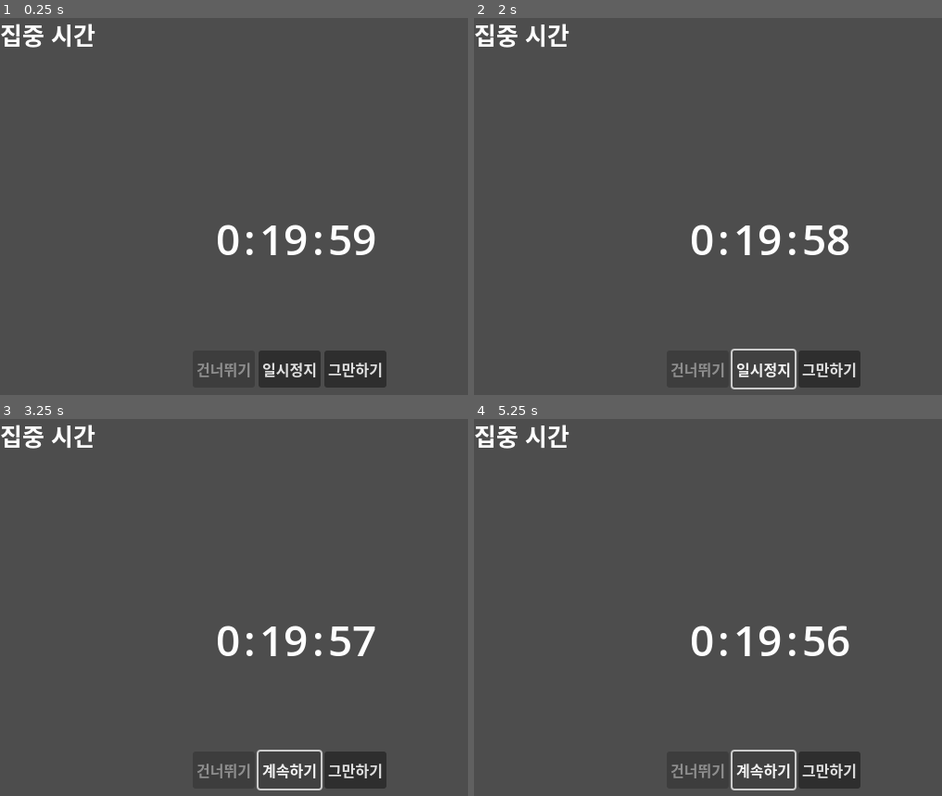
Above: before the commit, frames 1-4 (two rows, left to right).
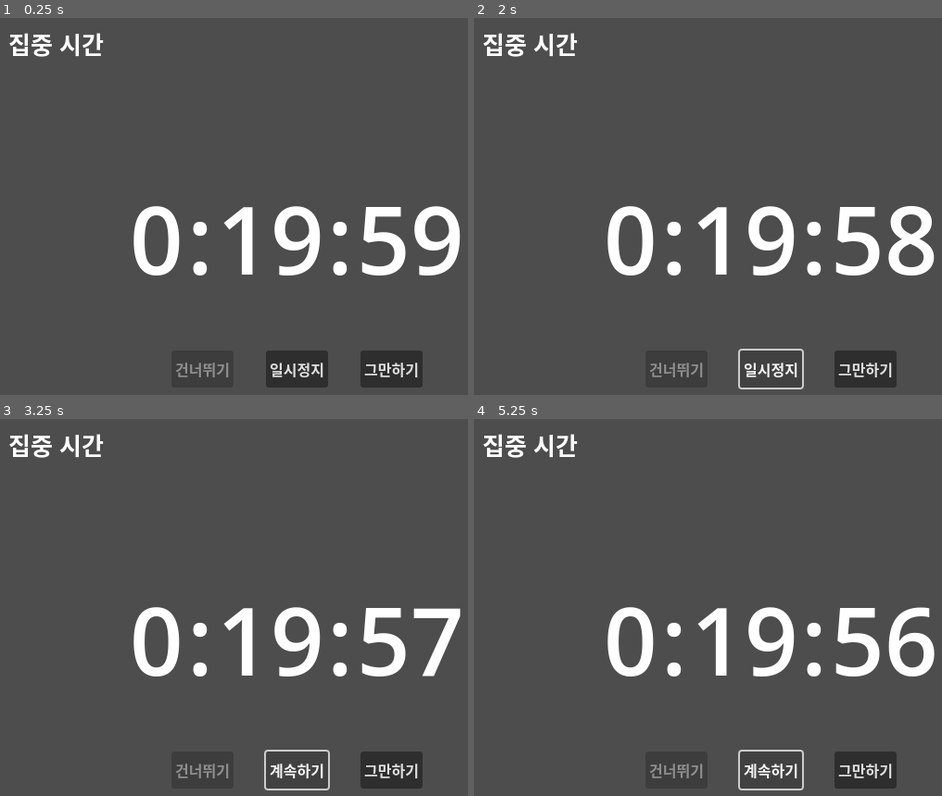
Above: after the commit, the same moments.

Repository: YongHyun-Yi/-
Game: Godot game, scene res://pomo_timer.tscn
Same seed, same stepped clock (60 frames per second), same inputs: the game is played once before the commit and once after it. This scene is started directly instead of the project's main scene.
Inputs:
- Up to frame 1 (0.25 s): no input
- Up to frame 2 (2 s): click "일시정지" at 0.5 s; click "계속하기" at 1.25 s
- Up to frame 3 (3.25 s): click "그만하기" at 2 s; click "일시정지" at 2.75 s
- Up to frame 4 (5.25 s): click "계속하기" at 3.5 s; click "그만하기" at 4.25 s; click "일시정지" at 5 s

The runs differ from the first frame. In frame 1, 8.3% of the frame differs, in the area x 0-99%, y 1-99%; in frame 2, 8.3%; in frame 3, 7.9%; in frame 4, 8.2%.

Commit message:
노드배치 살짝 수정

Diff:
--- a/pomo_timer.tscn
+++ b/pomo_timer.tscn
@@ -3,7 +3,7 @@
 [ext_resource type="Script" path="res://pomo_timer.gd" id="1_xmeks"]
 
 [sub_resource type="LabelSettings" id="LabelSettings_65eq6"]
-font_size = 46
+font_size = 101
 
 [sub_resource type="LabelSettings" id="LabelSettings_3ok3c"]
 font_size = 26
@@ -71,10 +71,13 @@
 
 [node name="Label" type="Label" parent="."]
 layout_mode = 0
-offset_right = 40.0
-offset_bottom = 23.0
+offset_left = 9.0
+offset_top = 10.0
+offset_right = 120.0
+offset_bottom = 47.0
 text = "집중 시간"
 label_settings = SubResource("LabelSettings_3ok3c")
+vertical_alignment = 1
 
 [node name="HBoxContainer" type="HBoxContainer" parent="."]
 layout_mode = 1
@@ -89,6 +92,7 @@
 offset_bottom = -79.0
 grow_horizontal = 2
 grow_vertical = 0
+theme_override_constants/separation = 35
 
 [node name="SkipButton" type="Button" parent="HBoxContainer"]
 layout_mode = 2
